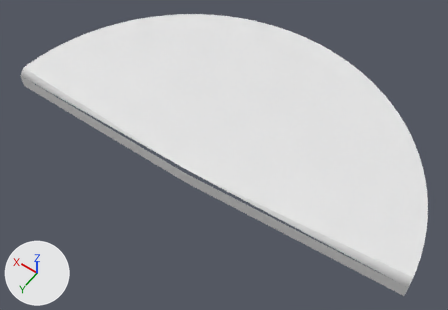
One commit to the OBJ model Assets/Models/Slice49.obj: the scene before it, then after it.
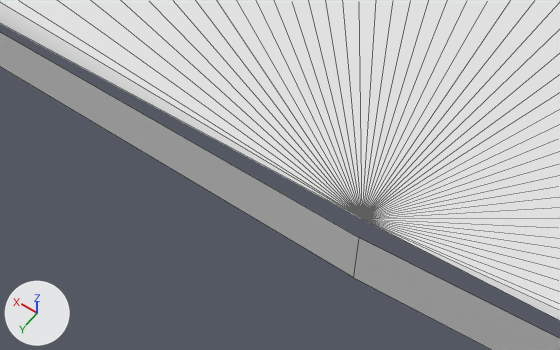
Each version appears first whole from a 50 mm camera at (-1.042, 1.175, 2.09) aimed at (-0.004, -0.278, -0.193), and next in a close-up from a 50 mm camera at (-0.168, 0.358, 0.56) aimed at (0.085, 0.005, 0.005). The lights are fixed; the arrows at lower left show +X, +Y and +Z. The close-ups show mesh edges as thin lines. Where no turn or scale is listed for an object, it has been applied to the vertices.

The first close-up shows 'Slice49'.
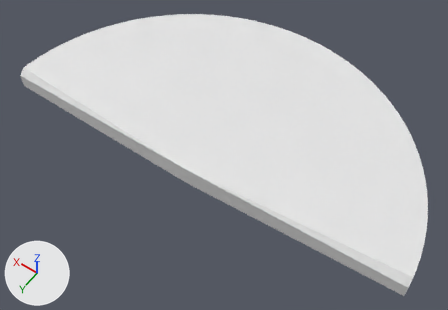
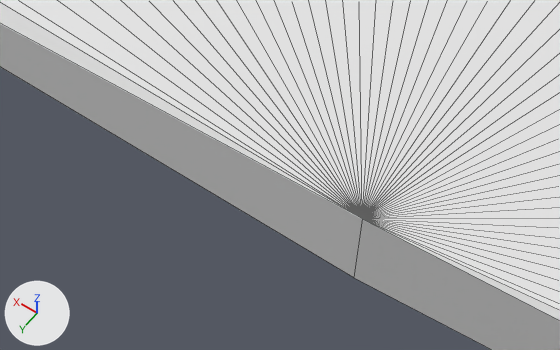
Pixel boxes (x1, y1, x2, y2) of what changed, in the close-ups (560 x 350 px; the box of a moved part takes in the faces that stretch with it):
part 1 of me_slice49, moved or reshaped: before (0, 32, 560, 350); after (0, 24, 560, 350)

Patch to the scene script:
```diff
--- a/Assets/Models/Slice49.obj.py
+++ b/Assets/Models/Slice49.obj.py
@@ me_slice49 @@
 me_slice49.from_pydata(...)  # 57 vertices, 53 faces; spans x -1.0..1.0, y -1.0..0.0, z -0.1..0.0
 # used by ob_slice49; location = (0.0, 0.0, 0.0)
 # verts and faces of me_slice49; kept vertices keep their numbers, new ones are numbered from 57
 # before: 0 (0.0, 0.0, 0.0) at pixel (362, 218), 2 (1.0, 0.0, -0.03), 52 (-1.0, -0.06, -0.03), 53 (0.0, 0.0, -0.1) at pixel (353, 277), 54 (0.0, 0.0, -0.03) at pixel (359, 237)
 # before: 55 (1.0, 0.0, -0.1), 56 (-1.0, -0.06, -0.1)
+# me_slice49 part 1
+delete_vertices([54])  # with the faces that use them
+faces += [(0, 2, 55, 53), (0, 53, 56, 52)]
```
